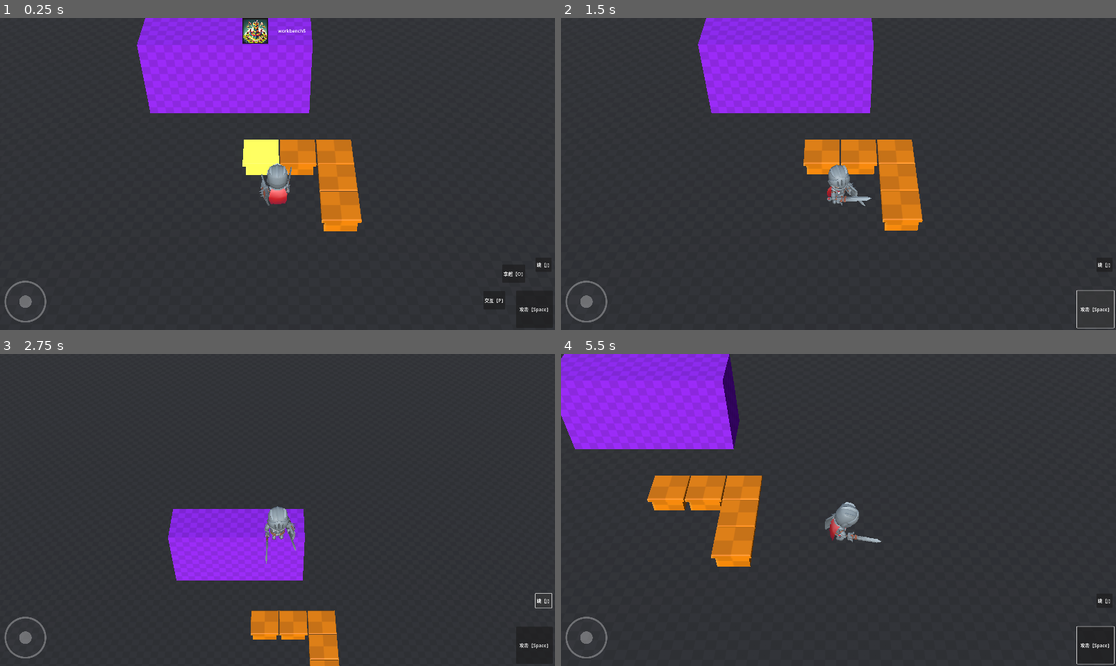
Above: before the commit, frames 1-4 (two rows, left to right).
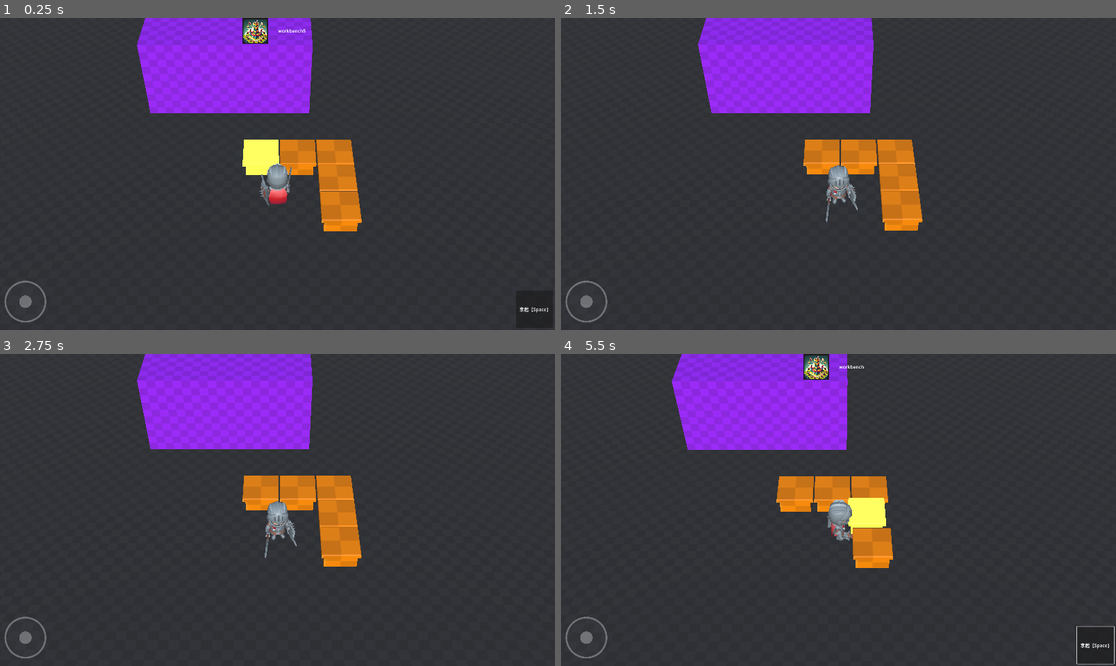
Above: after the commit, the same moments.

Repository: jinruozai/Diffense
Game: Godot game, scene res://scene/demo_scene.tscn
The game is run twice, just before and just after one commit, with the same random seed, the same clock (stepped at 60 frames per second) and the same inputs.
Inputs (mouse positions are in pixels of both pictures, inside the frame that each line leads up to):
- Up to frame 1 (0.25 s): no input
- Up to frame 2 (1.5 s): click (588, 301) at 0.5 s; click (1093, 308) at 1.25 s, where only the run before the commit has a clickable "攻击【Space】"
- Up to frame 3 (2.75 s): click (543, 600) at 2 s, where only the run before the commit has a clickable "跳【J】"
- Up to frame 4 (5.5 s): tap Enter at 2.75 s; move the mouse to (960, 494) at 2.77 s; hold Right (move_right) 2.78-3.5 s; click (960, 494) at 2.92 s; click "攻击【Space】" (after the commit: "拿起【Space】") at 3.5 s; click "攻击【Space】" (after the commit: "放下【Space】") at 4.25 s; drag from (727, 525) to (810, 572) at 5.02 s

The runs differ from the first frame. In frame 1, less than 0.1% of the frame differs, in the area x 87-99%, y 78-95%; in frame 2, 0.5%; in frame 3, 20%; in frame 4, 20%, in the area x 0-99%, y 0-95%.

Commit message:
pick and put

Diff:
--- a/build/furniture.gd
+++ b/build/furniture.gd
@@ -3,17 +3,24 @@
 var mat_highlight=preload("res://shader/interact_highlight.material")
 signal focus(b)
 var mesh:MeshInstance3D
+@onready var collision_shape:CollisionShape3D=$CollisionShape3D
 
 func _ready():
 	check_default_mesh()
 	focus.connect(_on_focus)
 
+func get_aabb() -> AABB:
+	return mesh.get_aabb()
+
 func on_pickup():
-	pass
+	collision_shape.disabled=true
+	_on_focus(0)
+
+func on_putdown():
+	collision_shape.disabled=false
 
 func on_interact():
 	pass
-
 
 func _on_focus(b):
 	mesh.material_overlay=mat_highlight if b else null
--- a/character/knight.gd
+++ b/character/knight.gd
@@ -10,20 +10,11 @@
 @onready var anim_tree=$AnimationTree
 @onready var anim_state=$AnimationTree.get("parameters/playback")
 @onready var interact_area=$Area3D
+@onready var holder_tag=$Holder
 
 var gravity=ProjectSettings.get_setting("physics/3d/default_gravity")
 var is_jumping=0
 var move_dir:Vector3
-var attacks=[
-	"1H_Melee_Attack_Slice_Diagonal",
-	"1H_Melee_Attack_Slice_Horizontal",
-	"1H_Melee_Attack_Chop"
-]
-#能对目标进行的操作
-var ability_tag_map=[
-	"pickup",
-	"interact"
-]
 
 var available_tag_actions=[]
 
@@ -62,12 +53,14 @@
 	interact_target_chged.emit(interact_target)
 
 func ref_available_actions():
-	available_tag_actions=["attack","jump"]
-	if interact_target:
-		for s in ability_tag_map:
-			if interact_target.has_method("on_"+s):
-				available_tag_actions.append(s)
-	print(available_tag_actions)
+	available_tag_actions.clear()
+	var phold=holder_tag.get_child(0)
+	if phold:
+		available_tag_actions.append("putdown")
+	else:
+		if interact_target:
+			if interact_target.has_method("on_pickup"):
+				available_tag_actions.append("pickup")
 	available_actions_chged.emit(available_tag_actions)
 
 func move(dir:Vector3):
@@ -79,13 +72,31 @@
 	if not is_jumping and is_on_floor():
 		move_dir.y=1.0
 
-func attack():
-	if is_jumping>0:
+func pickup():
+	if not interact_target:
 		return
-	anim_state.travel(attacks.pick_random())
+	var aabb=interact_target.get_aabb()
+	var maxsize=max(aabb.size.x,aabb.size.z,0.5)
+	var holdscale=0.5/maxsize
+	holder_tag.scale = Vector3(holdscale, holdscale, holdscale)
+	interact_target.on_pickup()
+	interact_target.reparent(holder_tag,false)
+	interact_target.position=Vector3.ZERO
+	interact_target.rotation=Vector3.ZERO
+	interact_target=null
+	ref_available_actions()
 
-func pickup():
-	print("拾取")
+func putdown():
+	var phold=holder_tag.get_child(0)
+	if not phold:
+		return
+	var front_position = global_transform.origin -global_transform.basis.z.normalized() * 2.0
+	phold.on_putdown()
+	phold.reparent(get_parent(),true)
+	phold.global_transform.origin=Vector3(int(front_position.x),front_position.y,int(front_position.z))
+	var rotation = global_transform.basis.get_euler()
+	rotation.y = round(rotation.y / (PI / 2)) * (PI / 2)  # 四舍五入到最近的 90 度 (PI / 2 弧度)
+	phold.global_transform.basis=Basis.from_euler(rotation)
 
 func interact():
 	print("交互")
--- a/character/knight.tscn
+++ b/character/knight.tscn
@@ -134,109 +134,113 @@
 [node name="Knight" instance=ExtResource("1_oms0b")]
 script = ExtResource("2_be5c1")
 
+[node name="Holder" type="Node3D" parent="." index="0"]
+transform = Transform3D(1, 0, 0, 0, 1, 0, 0, 0, 1, 0, 3, -0.540267)
+
 [node name="Skeleton3D" parent="Rig" index="0"]
 transform = Transform3D(-1, 0, -8.74228e-08, 0, 1, 0, 8.74228e-08, 0, -1, 0, 0, 0)
-bones/1/position = Vector3(0, 0.386358, 0)
+bones/1/position = Vector3(0, 0.386607, 0)
 bones/1/rotation = Quaternion(-1.08757e-10, 0.042239, 2.51765e-09, 0.999108)
-bones/2/rotation = Quaternion(2.41972e-12, 1.80354e-10, -0.000585544, 1)
-bones/3/rotation = Quaternion(2.40127e-12, -1.79925e-10, 0.000585544, 1)
-bones/4/rotation = Quaternion(-0.56006, -0.0581255, -0.635524, 0.528265)
+bones/2/rotation = Quaternion(2.41983e-12, -1.80348e-10, -0.000530822, 1)
+bones/3/rotation = Quaternion(2.40138e-12, 1.79933e-10, 0.000530822, 1)
+bones/4/rotation = Quaternion(-0.557914, -0.0610346, -0.647921, 0.514981)
 bones/4/scale = Vector3(0.999999, 0.999999, 1)
-bones/5/rotation = Quaternion(3.01534e-08, -5.52791e-08, -0.506413, 0.862291)
+bones/5/rotation = Quaternion(1.84921e-08, -6.23701e-08, -0.484246, 0.874932)
 bones/6/rotation = Quaternion(-9.73784e-11, -2.98437e-10, 0.0266581, 0.999645)
 bones/6/scale = Vector3(1, 1, 1)
-bones/7/rotation = Quaternion(-0.323603, -0.327534, 0.142355, 0.876207)
-bones/8/rotation = Quaternion(0.000176215, 0.000176203, -0.70646, 0.707753)
+bones/7/rotation = Quaternion(-0.319499, -0.324935, 0.132378, 0.880235)
+bones/8/rotation = Quaternion(0.00125829, 0.00125827, -0.702472, 0.711709)
 bones/8/scale = Vector3(1, 1, 1)
-bones/14/rotation = Quaternion(-0.617781, 0.0844219, 0.613486, 0.484618)
+bones/14/rotation = Quaternion(-0.616507, 0.0863648, 0.623715, 0.472694)
 bones/14/scale = Vector3(0.999999, 0.999999, 1)
-bones/15/rotation = Quaternion(2.46107e-08, 4.99243e-08, 0.527163, 0.849764)
+bones/15/rotation = Quaternion(1.38945e-08, 5.11464e-08, 0.506386, 0.862307)
 bones/16/rotation = Quaternion(-9.73784e-11, 2.98437e-10, -0.0266581, 0.999645)
 bones/16/scale = Vector3(1, 1, 1)
-bones/17/rotation = Quaternion(-0.316344, 0.309358, -0.22603, 0.867833)
-bones/18/rotation = Quaternion(0.000494901, 0.000582918, 0.706594, 0.707619)
+bones/17/rotation = Quaternion(-0.313373, 0.304882, -0.215058, 0.873266)
+bones/18/rotation = Quaternion(0.00253848, 0.00298995, 0.704466, 0.709727)
 bones/18/scale = Vector3(1, 1, 1)
 bones/19/rotation = Quaternion(1.32707e-07, 1, -1.03316e-07, -2.27651e-09)
 bones/20/rotation = Quaternion(1.40073e-07, 1, -1.03316e-07, -9.11951e-09)
 bones/21/rotation = Quaternion(-5.68244e-11, -0.0306743, -1.84009e-09, 0.999529)
 bones/23/rotation = Quaternion(4.44848e-36, -7.10543e-15, -6.26068e-22, 1)
-bones/24/position = Vector3(0.170945, 0.113469, 0.000268307)
-bones/24/rotation = Quaternion(0.993374, 0.0812517, 0.0736565, 0.0343742)
+bones/24/position = Vector3(0.170945, 0.11345, 0.000243223)
+bones/24/rotation = Quaternion(0.992781, 0.0803745, 0.0747617, 0.0483308)
 bones/24/scale = Vector3(1, 1, 1)
-bones/25/rotation = Quaternion(0.256892, 6.38356e-08, -1.79497e-07, 0.96644)
-bones/26/rotation = Quaternion(-0.55021, -0.203901, 0.0489681, 0.808267)
+bones/25/rotation = Quaternion(0.270489, 6.4263e-08, -1.88631e-07, 0.962723)
+bones/26/rotation = Quaternion(-0.543763, -0.203005, 0.052677, 0.81261)
+bones/27/rotation = Quaternion(-3.23306e-08, 0.91957, -0.392927, 7.03123e-08)
 bones/27/scale = Vector3(1, 1, 1)
-bones/28/position = Vector3(-0.170945, 0.113067, -0.000268279)
-bones/28/rotation = Quaternion(0.99636, -0.0296745, 0.0304484, 0.0738825)
+bones/28/position = Vector3(-0.170945, 0.113085, -0.000243195)
+bones/28/rotation = Quaternion(0.996653, -0.0296074, 0.0305781, 0.0697953)
 bones/28/scale = Vector3(1, 1, 1)
-bones/29/rotation = Quaternion(0.331247, -6.31189e-08, 2.30374e-07, 0.943544)
-bones/30/rotation = Quaternion(-0.58397, 0.111898, -0.0108653, 0.803952)
-bones/31/rotation = Quaternion(3.04663e-08, 0.920283, -0.391254, -6.94905e-08)
+bones/29/rotation = Quaternion(0.313213, -6.3199e-08, 2.18042e-07, 0.949683)
+bones/30/rotation = Quaternion(-0.583214, 0.111796, -0.0118884, 0.804501)
+bones/31/rotation = Quaternion(3.03233e-08, 0.919476, -0.393146, -6.9553e-08)
 bones/31/scale = Vector3(1, 1, 1)
 bones/32/rotation = Quaternion(0.707107, -2.29302e-07, -4.60552e-08, 0.707107)
-bones/33/position = Vector3(0.201517, 0.0258937, 0.205797)
-bones/33/rotation = Quaternion(-0.707107, -7.05285e-08, -7.05285e-08, 0.707107)
-bones/34/position = Vector3(1.93145e-08, 0.362833, -2.42861e-15)
+bones/33/position = Vector3(0.201517, 0.026524, 0.206601)
+bones/33/rotation = Quaternion(-0.701445, -7.09442e-08, -7.0054e-08, 0.712724)
+bones/34/position = Vector3(1.92353e-08, 0.362833, -4.73211e-11)
 bones/34/rotation = Quaternion(9.4541e-09, 1.742e-09, 0.98632, -0.164844)
 bones/35/rotation = Quaternion(-1.04035e-07, 0.391084, 0.920355, -2.9526e-08)
 bones/35/scale = Vector3(1, 1, 1)
 bones/36/scale = Vector3(1, 1, 1)
 bones/37/rotation = Quaternion(1, -3.10863e-15, 1.94707e-07, -6.91739e-22)
 bones/39/rotation = Quaternion(0.707107, -3.82385e-08, 1.45009e-07, 0.707107)
-bones/40/position = Vector3(-0.170945, 0.0255642, 0.236883)
-bones/40/rotation = Quaternion(-0.696675, -7.16391e-08, -6.9399e-08, 0.717387)
-bones/41/position = Vector3(1.94581e-08, 0.362833, -1.2973e-10)
+bones/40/position = Vector3(-0.170945, 0.0252045, 0.241817)
+bones/40/rotation = Quaternion(-0.707107, -7.05285e-08, -7.05285e-08, 0.707107)
+bones/41/position = Vector3(1.94217e-08, 0.362833, 0.000179729)
 bones/41/rotation = Quaternion(-5.712e-09, 6.30168e-10, 0.995028, 0.0995959)
 bones/42/rotation = Quaternion(-1.04035e-07, 0.391084, 0.920355, -2.95261e-08)
 bones/42/scale = Vector3(1, 1, 1)
 bones/43/rotation = Quaternion(-0.391084, -6.885e-08, -6.56288e-08, 0.920355)
 bones/43/scale = Vector3(1, 1, 1)
 bones/46/position = Vector3(0.453507, 1.10196, -0.595144)
-bones/47/position = Vector3(0.520678, 0.788233, -0.0586332)
-bones/47/rotation = Quaternion(0.795614, 0.00508713, 0.605771, 0.00360873)
+bones/47/position = Vector3(0.520678, 0.779062, -0.0583843)
+bones/47/rotation = Quaternion(0.795768, 0.0053255, 0.605566, 0.00373304)
 bones/48/position = Vector3(-0.453507, 1.10196, -0.595144)
-bones/49/position = Vector3(-0.510894, 0.789281, 0.061566)
-bones/49/rotation = Quaternion(-0.763494, 0.00964104, 0.645718, -0.00563925)
+bones/49/position = Vector3(-0.510894, 0.780011, 0.0613171)
+bones/49/rotation = Quaternion(-0.763335, 0.00937287, 0.645911, -0.00555529)
 
 [node name="1H_Sword_Offhand" parent="Rig/Skeleton3D" index="0"]
-transform = Transform3D(-0.00312704, 0.258791, 0.965928, 0.999961, 0.00867048, 0.000915332, -0.00813767, 0.965894, -0.258808, 0.51481, 0.638389, -0.00289894)
+transform = Transform3D(-0.003013, 0.258816, 0.965921, 0.999989, -0.00257278, 0.00380962, 0.00347154, 0.965923, -0.258805, 0.514115, 0.628067, -0.00427532)
 
 [node name="Badge_Shield" parent="Rig/Skeleton3D" index="1"]
-transform = Transform3D(-0.00312703, 0.258791, 0.965928, 0.999961, 0.00866794, 0.000916001, -0.00813505, 0.965894, -0.258808, 0.665384, 0.638532, -0.0432433)
+transform = Transform3D(-0.00301298, 0.258816, 0.965921, 0.999989, -0.00257532, 0.00381029, 0.00347416, 0.965923, -0.258805, 0.664688, 0.628661, -0.0446193)
 
 [node name="Rectangle_Shield" parent="Rig/Skeleton3D" index="2"]
-transform = Transform3D(-0.00312703, 0.258791, 0.965928, 0.999961, 0.00866794, 0.000916001, -0.00813505, 0.965894, -0.258808, 0.665384, 0.638532, -0.0432433)
+transform = Transform3D(-0.00301298, 0.258816, 0.965921, 0.999989, -0.00257532, 0.00381029, 0.00347416, 0.965923, -0.258805, 0.664688, 0.628661, -0.0446193)
 
 [node name="Round_Shield" parent="Rig/Skeleton3D" index="3"]
-transform = Transform3D(-0.00312703, 0.258791, 0.965928, 0.999961, 0.00866794, 0.000916001, -0.00813505, 0.965894, -0.258808, 0.665384, 0.638532, -0.0432433)
+transform = Transform3D(-0.00301298, 0.258816, 0.965921, 0.999989, -0.00257532, 0.00381029, 0.00347416, 0.965923, -0.258805, 0.664688, 0.628661, -0.0446193)
 
 [node name="Spike_Shield" parent="Rig/Skeleton3D" index="4"]
-transform = Transform3D(-0.00312703, 0.258791, 0.965928, 0.999961, 0.00866794, 0.000916001, -0.00813505, 0.965894, -0.258808, 0.665384, 0.638532, -0.0432433)
+transform = Transform3D(-0.00301298, 0.258816, 0.965921, 0.999989, -0.00257532, 0.00381029, 0.00347416, 0.965923, -0.258805, 0.664688, 0.628661, -0.0446193)
 
 [node name="1H_Sword" parent="Rig/Skeleton3D" index="5"]
-transform = Transform3D(0.0103032, -0.157214, 0.98751, 0.999725, 0.0223666, -0.00687071, -0.0210064, 0.98731, 0.157402, -0.498854, 0.642789, 0.145455)
+transform = Transform3D(0.00672521, -0.162483, 0.986688, 0.999866, 0.0157767, -0.00421786, -0.0148809, 0.986584, 0.162567, -0.498547, 0.632389, 0.143122)
 
 [node name="2H_Sword" parent="Rig/Skeleton3D" index="6"]
-transform = Transform3D(0.0103032, -0.157214, 0.98751, 0.999725, 0.0223666, -0.0068707, -0.0210064, 0.98731, 0.157402, -0.498854, 0.642789, 0.145455)
+transform = Transform3D(0.00672519, -0.162483, 0.986688, 0.999866, 0.0157767, -0.00421785, -0.0148809, 0.986584, 0.162567, -0.498547, 0.632389, 0.143122)
 
 [node name="Knight_Helmet" parent="Rig/Skeleton3D" index="7"]
-transform = Transform3D(0.999732, -1.10391e-09, 0.023143, 1.23106e-09, 1, 3.46235e-10, -0.023143, -3.21448e-10, 0.999732, 0.000438047, 1.19659, -3.71845e-05)
+transform = Transform3D(0.999732, -1.10387e-09, 0.023143, 1.23106e-09, 1, 3.46235e-10, -0.023143, -3.21047e-10, 0.999732, 0.000397153, 1.19683, -3.37206e-05)
 
 [node name="Knight_Cape" parent="Rig/Skeleton3D" index="8"]
-transform = Transform3D(0.996432, -4.77264e-09, 0.0844028, 4.88944e-09, 1, 4.20363e-10, -0.0844028, -9.97647e-12, 0.996432, 0.000437561, 1.19659, -3.72051e-05)
-
-[node name="CollisionShape3D" type="CollisionShape3D" parent="." index="1"]
+transform = Transform3D(0.996432, -4.77261e-09, 0.0844028, 4.88944e-09, 1, 4.20364e-10, -0.0844028, -9.57596e-12, 0.996432, 0.000396668, 1.19683, -3.37413e-05)
+
+[node name="CollisionShape3D" type="CollisionShape3D" parent="." index="2"]
 transform = Transform3D(1, 0, 0, 0, 1, 0, 0, 0, 1, 0, 1.18532, 0)
 shape = SubResource("CapsuleShape3D_um6if")
 
-[node name="Area3D" type="Area3D" parent="." index="2"]
+[node name="Area3D" type="Area3D" parent="." index="3"]
 transform = Transform3D(1, 0, 0, 0, 1, 0, 0, 0, 1, 0, 0.5, -1.5)
 collision_mask = 16
 
 [node name="CollisionShape3D" type="CollisionShape3D" parent="Area3D" index="0"]
 shape = SubResource("SphereShape3D_s6723")
 
-[node name="AnimationTree" type="AnimationTree" parent="." index="4"]
+[node name="AnimationTree" type="AnimationTree" parent="." index="5"]
 tree_root = SubResource("AnimationNodeStateMachine_hknxk")
 anim_player = NodePath("../AnimationPlayer")
 parameters/conditions/grounded = false
--- a/data/game_def.gd
+++ b/data/game_def.gd
@@ -1,26 +1,18 @@
 extends Node
 
 const ACTIONS = {
-	"jump": {
-		"text": "跳",
-		"btn":3
-	},
 	"pickup": {
 		"text": "拿起",
-		"btn":2
+		"btn":0
 	},
 	"putdown": {
 		"text": "放下",
-		"btn":2
+		"btn":0
 	},
 	"interact": {
 		"text": "交互",
 		"btn":1
 	},
-	"attack": {
-		"text": "攻击",
-		"btn":0
-	}
 }
 
 func get_action_def(name):
--- a/project.godot
+++ b/project.godot
@@ -59,17 +59,7 @@
 }
 action_1={
 "deadzone": 0.5,
-"events": [Object(InputEventKey,"resource_local_to_scene":false,"resource_name":"","device":-1,"window_id":0,"alt_pressed":false,"shift_pressed":false,"ctrl_pressed":false,"meta_pressed":false,"pressed":false,"keycode":0,"physical_keycode":80,"key_label":0,"unicode":112,"echo":false,"script":null)
-]
-}
-action_2={
-"deadzone": 0.5,
-"events": [Object(InputEventKey,"resource_local_to_scene":false,"resource_name":"","device":-1,"window_id":0,"alt_pressed":false,"shift_pressed":false,"ctrl_pressed":false,"meta_pressed":false,"pressed":false,"keycode":0,"physical_keycode":79,"key_label":0,"unicode":111,"echo":false,"script":null)
-]
-}
-action_3={
-"deadzone": 0.5,
-"events": [Object(InputEventKey,"resource_local_to_scene":false,"resource_name":"","device":-1,"window_id":0,"alt_pressed":false,"shift_pressed":false,"ctrl_pressed":false,"meta_pressed":false,"pressed":false,"keycode":0,"physical_keycode":74,"key_label":0,"unicode":106,"echo":false,"script":null)
+"events": [Object(InputEventKey,"resource_local_to_scene":false,"resource_name":"","device":-1,"window_id":0,"alt_pressed":false,"shift_pressed":false,"ctrl_pressed":false,"meta_pressed":false,"pressed":false,"keycode":0,"physical_keycode":73,"key_label":0,"unicode":105,"echo":false,"script":null)
 ]
 }
 
--- a/ui/action_btn.gd
+++ b/ui/action_btn.gd
@@ -17,6 +17,9 @@
 			text=action["text"]+"【"+key_name+"】"
 		else:
 			text=action["text"]
+		var connections = pressed.get_connections()
+		for conn in connections:
+			pressed.disconnect(conn.callable)
 		pressed.connect(Callable(character,s))
 	visible=true
 
--- a/ui/action_crl_panel.tscn
+++ b/ui/action_crl_panel.tscn
@@ -33,40 +33,10 @@
 anchor_top = 1.0
 anchor_right = 1.0
 anchor_bottom = 1.0
-offset_left = -236.0
-offset_top = -135.0
-offset_right = -172.0
-offset_bottom = -71.0
+offset_left = -217.0
+offset_top = -215.0
+offset_right = -153.0
+offset_bottom = -151.0
 grow_horizontal = 0
 grow_vertical = 0
-text = "交互"
 script = ExtResource("2_idptp")
-
-[node name="action_2" type="Button" parent="."]
-layout_mode = 1
-anchors_preset = 3
-anchor_left = 1.0
-anchor_top = 1.0
-anchor_right = 1.0
-anchor_bottom = 1.0
-offset_left = -168.0
-offset_top = -227.0
-offset_right = -104.0
-offset_bottom = -163.0
-grow_horizontal = 0
-grow_vertical = 0
-text = "举起"
-script = ExtResource("2_idptp")
-
-[node name="action_3" type="Button" parent="."]
-layout_mode = 1
-anchors_preset = 1
-anchor_left = 1.0
-anchor_right = 1.0
-offset_left = -62.0
-offset_top = 5.0
-offset_right = -12.0
-offset_bottom = 55.0
-grow_horizontal = 0
-text = "跳"
-script = ExtResource("2_idptp")
--- a/ui/action_ctrl.gd
+++ b/ui/action_ctrl.gd
@@ -1,6 +1,12 @@
 extends Control
 
 var ctrl_character:GCharacter
+var btn_no_list:Array[int]
+
+func _ready():
+	var count=get_child_count()
+	for i in range(count):
+		btn_no_list.append(i)
 
 func link_target(tag):
 	ctrl_character=tag
@@ -9,7 +15,7 @@
 func noti_available_actions_chged(actions):
 	var action
 	var pbtn:Button
-	var szno=[0,1,2]
+	var szno=btn_no_list.duplicate()
 	var btnno:int
 	for s in actions:
 		action=Game_Def.get_action_def(s)
